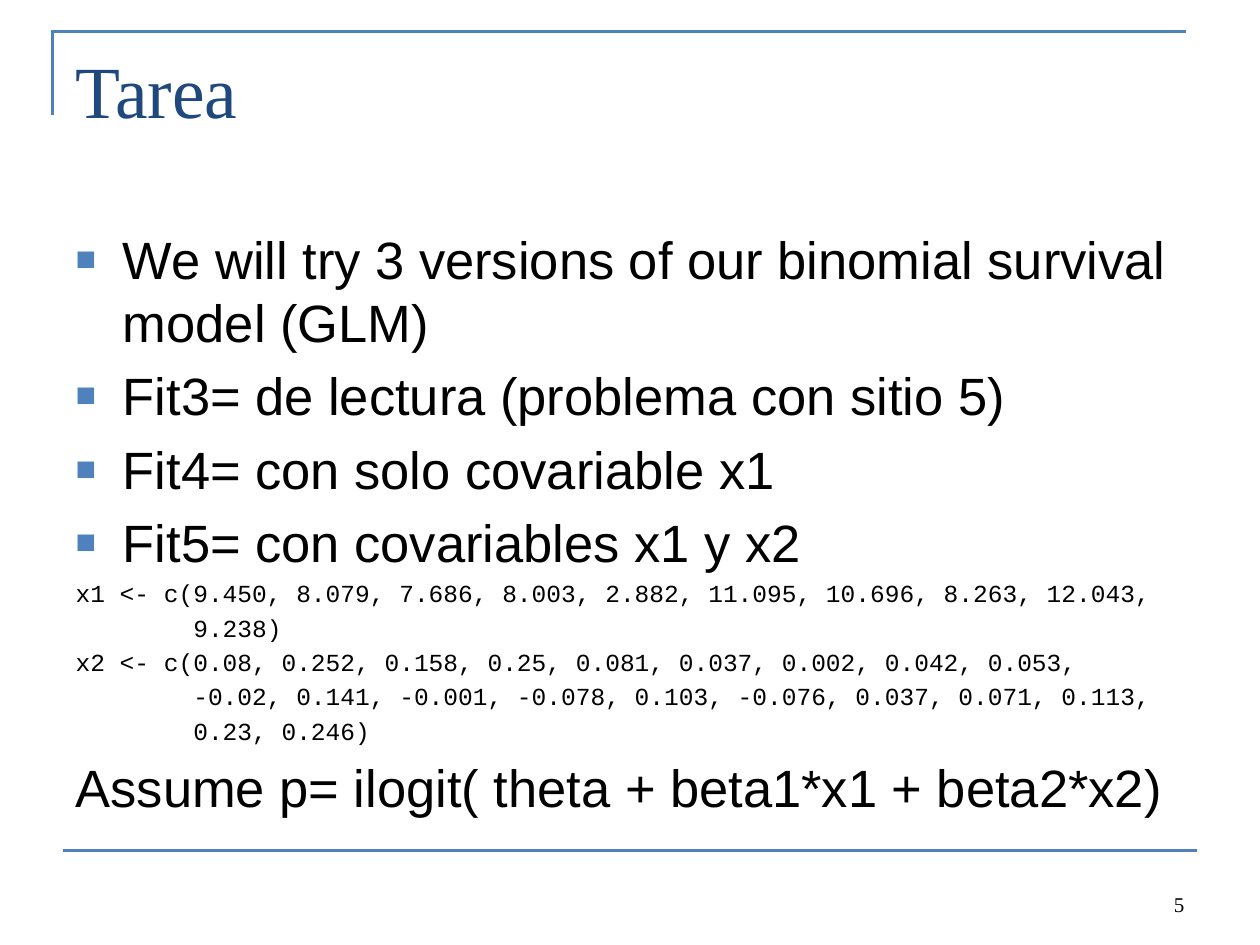
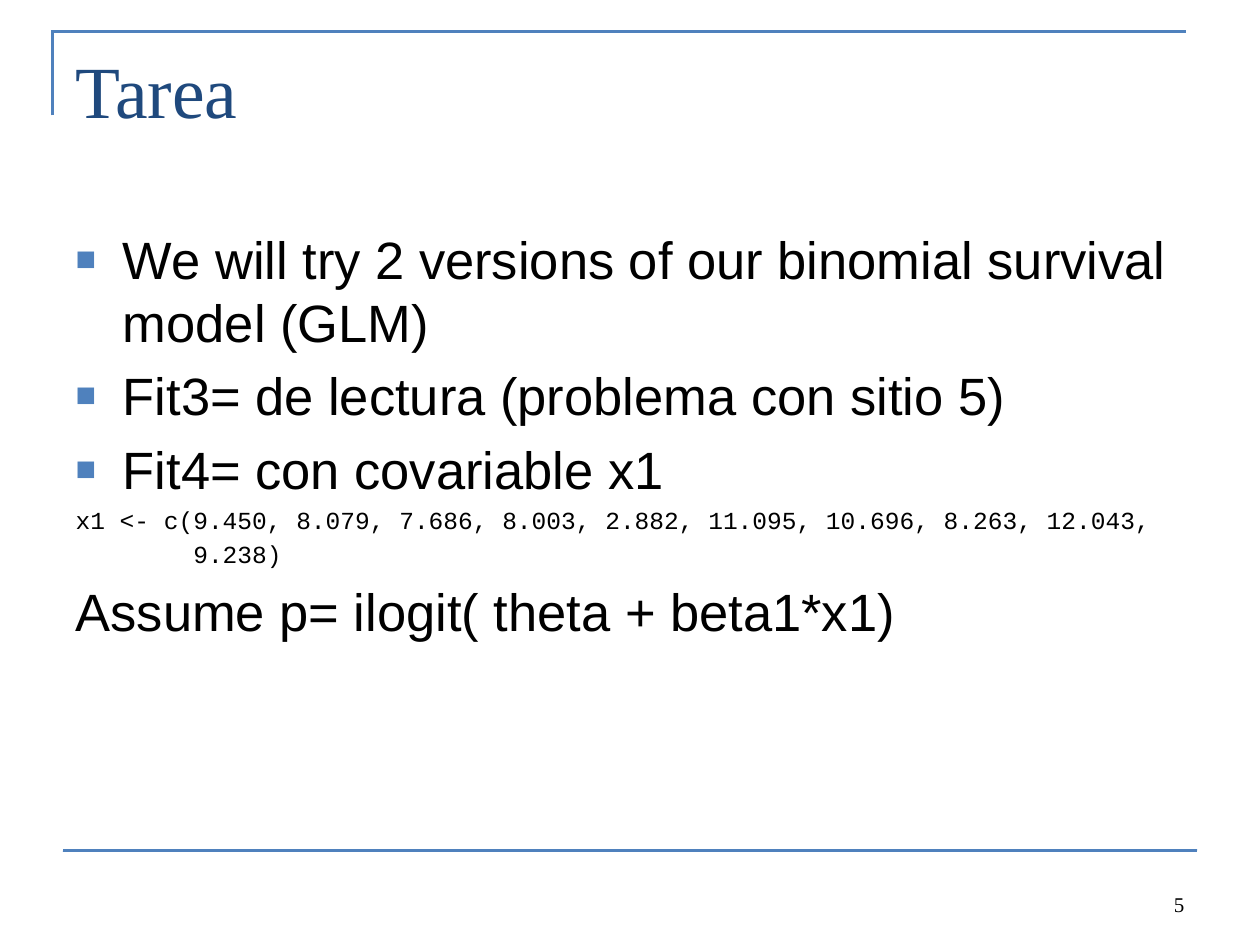
Before and after one commit to colemonnahan/bayes_workshop, a slide deck: slide 5 of dia3/lab3_selection.pptx. Drawn at 1260x945 pixels with LibreOffice and Linux fonts; fonts in the diff are those of the drawing. Boxes give left, top, right and bottom in pixels: in the first picture for what was removed or moved away, otherwise in the second. Text is boxed around its words. In the diff, an @@ line names an element or a change of style, - is before the commit and + after.

```diff
--- a/dia3/lab3_selection.pptx
+++ b/dia3/lab3_selection.pptx
@@ text at (123,241,1166,353): text changed @@
-■ We will try 3 versions of our binomial survival model (GLM)
+■ We will try 2 versions of our binomial survival model (GLM)
@@ text at (123,451,663,490): text changed @@
-■ Fit4= con solo covariable x1
-■ Fit5= con covariables x1 y x2
+■ Fit4= con covariable x1
@@ text at (76,593,895,642): text changed; size 14 to 30 pt; font Courier New to Arial @@
-x2 <- c(0.08, 0.252, 0.158, 0.25, 0.081, 0.037, 0.002, 0.042, 0.053,
--0.02, 0.141, -0.001, -0.078, 0.103, -0.076, 0.037, 0.071, 0.113,
-0.23, 0.246)
-Assume p= ilogit( theta + beta1*x1 + beta2*x2)
+Assume p= ilogit( theta + beta1*x1)
```
Also in this commit, not shown: 3 other slides changed, 7 other files.
